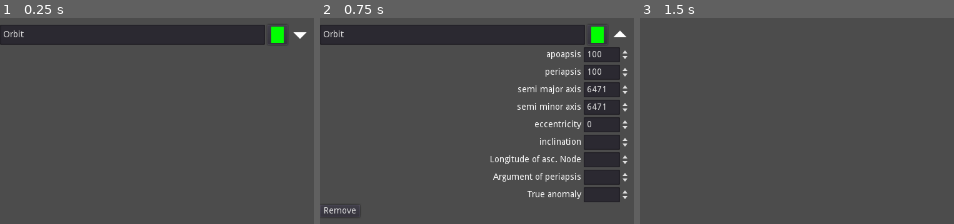
Above: before the commit, frames 1-3 (left to right).
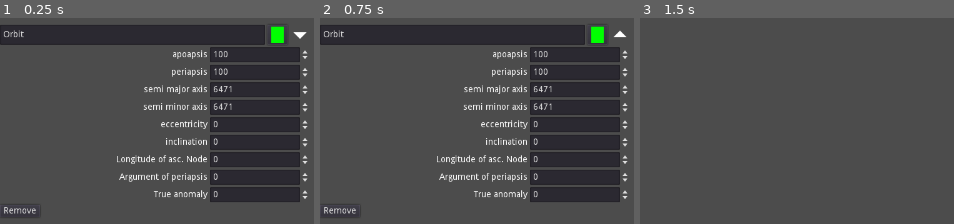
Above: after the commit, the same moments.

Repository: kontiko/Groundtrack
Game: Godot game, scene res://Scenes/Orbit_control.tscn
Two runs of this game, one before a commit and one after it. Both use one fixed random seed, a clock stepped at 60 frames per second and the inputs below. This scene is started directly instead of the project's main scene.
Inputs (mouse positions are in pixels of both pictures, inside the frame that each line leads up to):
- Up to frame 1 (0.25 s): no input
- Up to frame 2 (0.75 s): click (621, 34) at 0.5 s
- Up to frame 3 (1.5 s): click "Remove" at 1.25 s

The runs differ from the first frame. In frame 1, 21% of the frame differs, in the area x 1-99%, y 14-96%; in frame 2, 14%; in frame 3, nothing differs.

Commit message:
fixed bug with groundtrack
everytime a overflight doesn't end in an orbit it wouldn't be added to the overpasses

Diff:
--- a/Scenes/Orbit_control.tscn
+++ b/Scenes/Orbit_control.tscn
@@ -42,7 +42,6 @@
 stretch_mode = 2
 
 [node name="Configs" type="GridContainer" parent="."]
-visible = false
 margin_top = 36.0
 margin_right = 496.0
 margin_bottom = 308.0
@@ -51,15 +50,17 @@
 
 [node name="Label_apo" type="Label" parent="Configs"]
 margin_top = 5.0
-margin_right = 418.0
+margin_right = 332.0
 margin_bottom = 19.0
+rect_min_size = Vector2( 150, 0 )
 size_flags_horizontal = 3
 text = "apoapsis"
 align = 2
 
 [node name="apo_in" parent="Configs" instance=ExtResource( 4 )]
-margin_left = 422.0
-margin_right = 496.0
+margin_left = 336.0
+margin_right = 496.0
+rect_min_size = Vector2( 160, 0 )
 step = 0.001
 value = 100.0
 allow_greater = true
@@ -67,17 +68,18 @@
 
 [node name="Label_peri" type="Label" parent="Configs"]
 margin_top = 33.0
-margin_right = 418.0
+margin_right = 332.0
 margin_bottom = 47.0
 size_flags_horizontal = 3
 text = "periapsis"
 align = 2
 
 [node name="peri_in" parent="Configs" instance=ExtResource( 4 )]
-margin_left = 422.0
+margin_left = 336.0
 margin_top = 28.0
 margin_right = 496.0
 margin_bottom = 52.0
+rect_min_size = Vector2( 124, 0 )
 step = 0.001
 value = 100.0
 allow_greater = true
@@ -85,14 +87,14 @@
 
 [node name="Label_major" type="Label" parent="Configs"]
 margin_top = 61.0
-margin_right = 418.0
+margin_right = 332.0
 margin_bottom = 75.0
 size_flags_horizontal = 3
 text = "semi major axis"
 align = 2
 
 [node name="major_in" parent="Configs" instance=ExtResource( 4 )]
-margin_left = 422.0
+margin_left = 336.0
 margin_top = 56.0
 margin_right = 496.0
 margin_bottom = 80.0
@@ -102,14 +104,14 @@
 
 [node name="Label_minor" type="Label" parent="Configs"]
 margin_top = 89.0
-margin_right = 418.0
+margin_right = 332.0
 margin_bottom = 103.0
 size_flags_horizontal = 3
 text = "semi minor axis"
 align = 2
 
 [node name="minor_in" parent="Configs" instance=ExtResource( 4 )]
-margin_left = 422.0
+margin_left = 336.0
 margin_top = 84.0
 margin_right = 496.0
 margin_bottom = 108.0
@@ -119,14 +121,14 @@
 
 [node name="Label_Ecc" type="Label" parent="Configs"]
 margin_top = 117.0
-margin_right = 418.0
+margin_right = 332.0
 margin_bottom = 131.0
 size_flags_horizontal = 3
 text = "eccentricity"
 align = 2
 
 [node name="Ecc_in" parent="Configs" instance=ExtResource( 4 )]
-margin_left = 422.0
+margin_left = 336.0
 margin_top = 112.0
 margin_right = 496.0
 margin_bottom = 136.0
@@ -135,14 +137,14 @@
 
 [node name="Label_incl" type="Label" parent="Configs"]
 margin_top = 145.0
-margin_right = 418.0
+margin_right = 332.0
 margin_bottom = 159.0
 size_flags_horizontal = 3
 text = "inclination"
 align = 2
 
 [node name="Incl_in" parent="Configs" instance=ExtResource( 4 )]
-margin_left = 422.0
+margin_left = 336.0
 margin_top = 140.0
 margin_right = 496.0
 margin_bottom = 164.0
@@ -152,14 +154,14 @@
 
 [node name="Label_aoa" type="Label" parent="Configs"]
 margin_top = 173.0
-margin_right = 418.0
+margin_right = 332.0
 margin_bottom = 187.0
 size_flags_horizontal = 3
 text = "Longitude of asc. Node"
 align = 2
 
 [node name="aoa_in" parent="Configs" instance=ExtResource( 4 )]
-margin_left = 422.0
+margin_left = 336.0
 margin_top = 168.0
 margin_right = 496.0
 margin_bottom = 192.0
@@ -168,14 +170,14 @@
 
 [node name="Label_aop" type="Label" parent="Configs"]
 margin_top = 201.0
-margin_right = 418.0
+margin_right = 332.0
 margin_bottom = 215.0
 size_flags_horizontal = 3
 text = "Argument of periapsis"
 align = 2
 
 [node name="aop_in" parent="Configs" instance=ExtResource( 4 )]
-margin_left = 422.0
+margin_left = 336.0
 margin_top = 196.0
 margin_right = 496.0
 margin_bottom = 220.0
@@ -184,14 +186,14 @@
 
 [node name="Label_pos" type="Label" parent="Configs"]
 margin_top = 229.0
-margin_right = 418.0
+margin_right = 332.0
 margin_bottom = 243.0
 size_flags_horizontal = 3
 text = "True anomaly"
 align = 2
 
 [node name="pos_in" parent="Configs" instance=ExtResource( 4 )]
-margin_left = 422.0
+margin_left = 336.0
 margin_top = 224.0
 margin_right = 496.0
 margin_bottom = 248.0
--- a/Scenes/Spatial.tscn
+++ b/Scenes/Spatial.tscn
@@ -23,7 +23,10 @@
 #func _process(delta):
 #	pass
 func zoom_in():
-	$Camera_helper.scale = $Camera_helper.scale/zoom_factor
+	print($Camera_helper.scale/zoom_factor)
+	print(6.4/10.0)
+	var scale = max(($Camera_helper.scale/zoom_factor).x,7/10.0)
+	$Camera_helper.scale = Vector3(scale,scale,scale)
 func zoom_out():
 	$Camera_helper.scale = $Camera_helper.scale*zoom_factor
 
@@ -52,24 +55,19 @@
 const float sphere_radius = 6.471;
 uniform float thickness_scale = 0.5;
 varying vec3 cam_position;
-bool raySphereIntersectBool(vec3 ro, vec3 rd,vec3 so, float sr){
-	float t = dot(so-ro,rd);
-	vec3 P = ro + rd*t;
-	float y = length(so -P);
-	return y <= sr;
-}
-vec2 raySpehereIntersectMaxDepth(vec3 ro, vec3 rd,vec3 so, float sr, float max_depth){
+
+vec3 raySpehereIntersectMaxDepthAlt(vec3 ro, vec3 rd,vec3 so, float sr, float max_depth){
 	float t = dot(so-ro,rd);
 	vec3 P = ro + rd*t;
 	float y = length(so -P);
 
 	if (y>sr){
-		return vec2(-1.0);
+		return vec3(-1.0);
 	}
 	float x = sqrt(sr*sr - y*y);
 	float t1 = max(t-x,0.0);
 	float t2 = min(t+x,max_depth);
-	return vec2(t1,t2);
+	return vec3(t1,t2,min(1.0-y/sphere_radius,0.016));
 }
 void vertex(){
 	cam_position = MODELVIEW_MATRIX[3].xyz;
@@ -82,19 +80,19 @@
 	view.xyz/= view.w;
 	float max_depth = length(view.xyz);
 	vec3 so =- (vec4(sphere_position, 1.0) * CAMERA_MATRIX).xyz;
-	vec2 rsi = raySpehereIntersectMaxDepth(cam_position, VIEW, so , sphere_radius, max_depth);
+	vec3 rsi = raySpehereIntersectMaxDepthAlt(cam_position, VIEW, so , sphere_radius, max_depth);
 
-	ALPHA = clamp((rsi.y - rsi.x)*thickness_scale,0.0,1.0);
+	ALPHA = clamp((rsi.y - rsi.x)*thickness_scale*rsi.z,0.0,1.0);
 }
 "
 
 [sub_resource type="ShaderMaterial" id=9]
 shader = SubResource( 8 )
-shader_param/thickness_scale = 0.08
+shader_param/thickness_scale = 5.0
 
 [sub_resource type="SphereMesh" id=2]
-radius = 6.371
-height = 12.742
+radius = 6.357
+height = 12.756
 
 [sub_resource type="SpatialMaterial" id=3]
 albedo_texture = ExtResource( 3 )
@@ -132,7 +130,7 @@
 [node name="Camera_helper" type="Spatial" parent="."]
 
 [node name="Camera" type="Camera" parent="Camera_helper"]
-transform = Transform( 1, 0, 0, 0, 1, 0, 0, 0, 1, 0, 0, 17.8223 )
+transform = Transform( 1, 0, 0, 0, 1, 0, 0, 0, 1, 0, 0, 10 )
 keep_aspect = 0
 current = true
 far = 10000.0
--- a/Scripts/GroundTrack_ctrl.gd
+++ b/Scripts/GroundTrack_ctrl.gd
@@ -77,6 +77,7 @@
 
 
 func update_overflight():
+	#31.74
 	var passes = []
 	var current_pass = null
 	for orbit in $"%Orbit_Container".get_children():
@@ -84,8 +85,10 @@
 			for pos in orbit.point_count:
 				var time = orbit.last_orbit + orbit.period*(j + orbit.delta_area[pos]/orbit.complete_area)
 				var over_ground = calculate_projection(orbit.points[pos],time)
+				#check if zenith angle is smaller than 90 Degrees without calculating it first
 				var zenith_angle = over_ground.angle_to(Vector3(0,0,1))*180.0/PI
 				if zenith_angle<90:
+
 					var direction = Vector2(over_ground.x,-over_ground.y).normalized()*zenith_angle
 					if current_pass == null:
 						current_pass = Dictionary()
@@ -96,6 +99,10 @@
 					if current_pass != null:
 						passes.append(current_pass)
 						current_pass = null
+
+	if current_pass != null:
+		passes.append(current_pass)
+		current_pass = null
 	$"%Groundtrack".passes = passes
 	$"%Groundtrack".update()
 func _on_Button_pressed():
